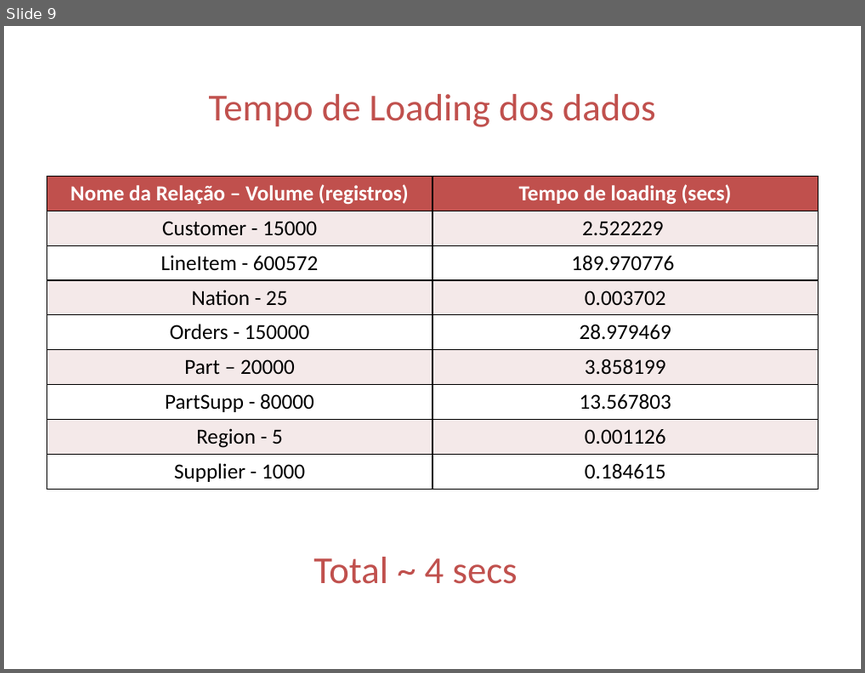
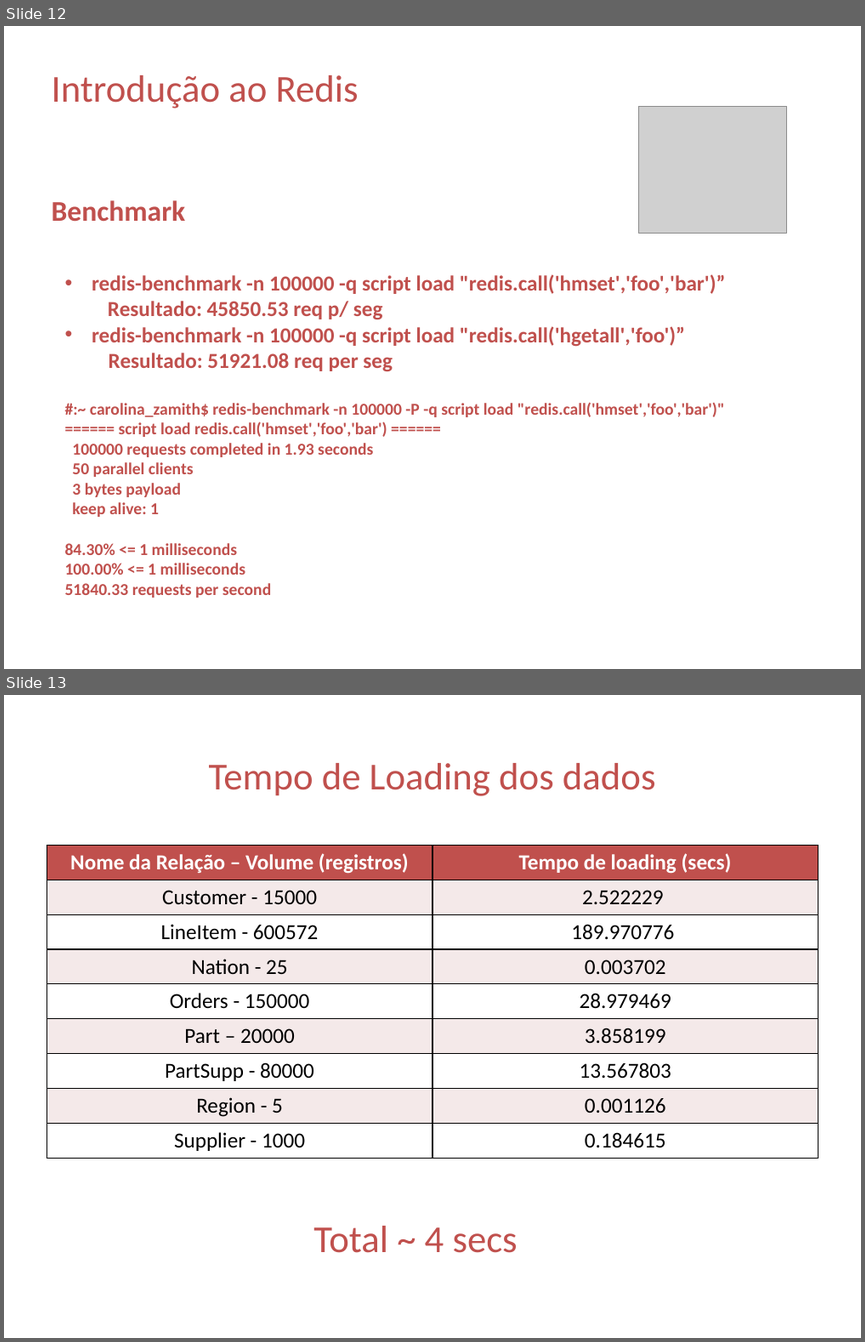
Before and after one commit to carolzamith/trabalhobd_mestrado, a slide deck: apresentaçãoBD.pptx. Shown one above the other, each under a label of ours: slide 9 before the commit, slides 12 and 13 after it. The pictures are 865x673 and 865x1342 pixels, drawn with LibreOffice and Linux fonts; fonts in the diff are those of the drawing; grey boxes stand for pictures. Boxes give left, top, right and bottom in pixels: in the first picture for what was removed or moved away, otherwise in the second. Text is boxed around its words. In the diff, an @@ line names an element or a change of style, - is before the commit and + after.

```diff
--- a/apresentaçãoBD.pptx
+++ b/apresentaçãoBD.pptx
@@ slide 12 added at (4, 26, 861, 669), background #FFFFFF @@
@@ text added at (52, 75, 358, 108), 32 pt, text #C0504D @@
+Introdução ao Redis
@@ picture added at (639, 107, 786, 233) @@
@@ text added at (52, 200, 186, 222), 24 pt, text #C0504D, bold @@
+Benchmark
@@ text added at (65, 274, 726, 597), 14 pt, text #C0504D, bold @@
+  • redis-benchmark -n 100000 -q script load "redis.call('hmset','foo','bar')”
+  Resultado: 45850.53 req p/ seg
+  • redis-benchmark -n 100000 -q script load "redis.call('hgetall','foo')”
+  Resultado: 51921.08 req per seg
+  #:~ carolina_zamith$ redis-benchmark -n 100000 -P -q script load "redis.call('hmset','foo','bar')"
+  ====== script load redis.call('hmset','foo','bar') ======
+  100000 requests completed in 1.93 seconds
+  50 parallel clients
+  3 bytes payload
+  keep alive: 1
+  84.30% <= 1 milliseconds
+  100.00% <= 1 milliseconds
+  51840.33 requests per second
@@ what was slide 9 is now slide 13 @@
```
Also in this commit, not shown: 4 slides changed, 4 other slides added, 1 slide removed.
